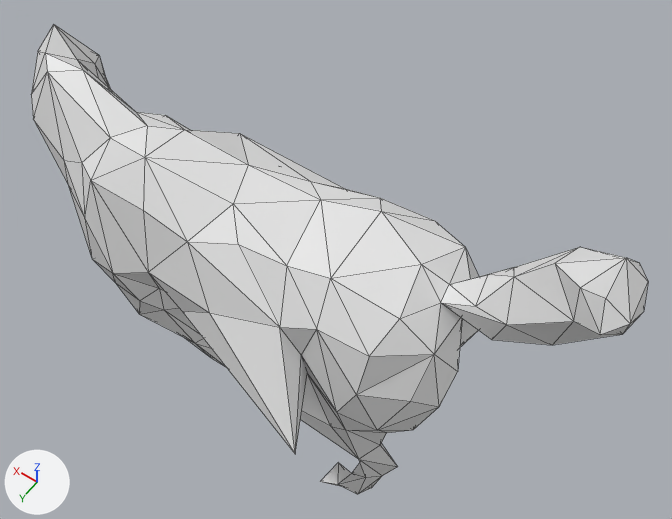
Two versions of the OBJ model mesh_cnn/datasets/random_pertubations/T454.obj, one commit apart.
Both versions are drawn from a 50 mm lens placed at (-0.816, 0.9, 1.55), pointed at (-0.101, -0.1, -0.021). Every picture has the same lights, and +X, +Y and +Z are marked at lower left. Mesh edges are drawn as thin lines. Where no turn or scale is listed for an object, it has been applied to the vertices.

In view in the first picture: 'T454'.
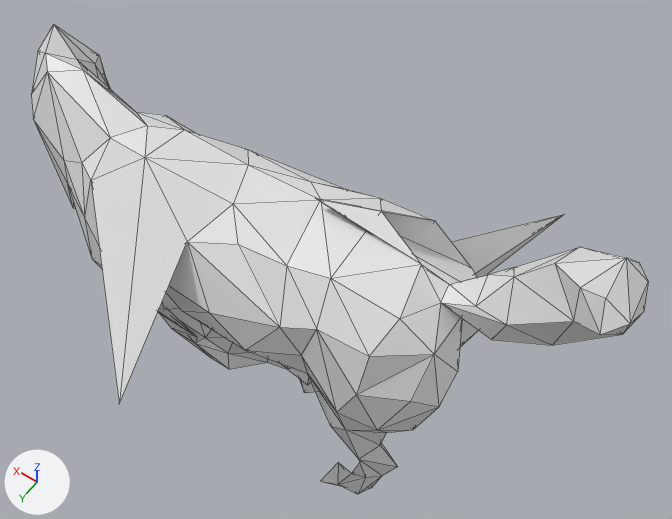
Where the change shows, as pixel boxes [x1, y1, x2, y2] in the pictures (672 x 519 px; the box of a moved part takes in the faces that stretch with it):
part 1 of me_t454, moved or reshaped: before [91, 129, 479, 458]; after [91, 130, 563, 403]
part 2 of me_t454, moved or reshaped (not visible before): after [34, 122, 76, 209]

Edits to the bpy script that builds the scene:
```text
Change me_t454:
    where me_t454.from_pydata(...)  # 252 vertices, 500 faces; spans x -0.728..0.747, y -0.233..0.3, z -0.615..0.534
    used by ob_t454; location = (0.0, 0.0, 0.0)
    me_t454 part 1
    me_t454.vertices[61].co: (0.242, 0.182, -0.184) -> (0.067, 0.176, -0.13)  # pixel (139, 314) -> pixel (197, 337)
    me_t454.vertices[81].co: (0.033, -0.1, 0.183) -> (0.199, -0.113, 0.023)  # pixel (281, 166) -> not seen
    me_t454.vertices[89].co: (0.175, 0.153, 0.191) -> (0.034, 0.424, -0.026)  # pixel (143, 210) -> pixel (119, 404)
    me_t454.vertices[100].co: (0.202, -0.166, 0.128) -> (0.116, -0.094, 0.188)  # pixel (239, 133) -> pixel (247, 149)
    me_t454.vertices[136].co: (-0.292, 0.3, -0.06) -> (-0.093, 0.197, -0.009)  # pixel (295, 454) -> pixel (245, 350)
    me_t454.vertices[163].co: (-0.076, 0.202, -0.132) -> (-0.268, 0.114, -0.219)
    me_t454.vertices[170].co: (-0.243, -0.204, -0.084) -> (-0.465, -0.404, 0.084)  # not seen -> pixel (564, 214)
    me_t454.vertices[181].co: (-0.354, -0.233, -0.43) -> (-0.332, -0.118, -0.444)
    me_t454.vertices[216].co: (-0.371, -0.143, 0.172) -> (-0.103, -0.031, 0.238)  # pixel (465, 246) -> pixel (315, 198)
    me_t454 part 2
    me_t454.vertices[31].co: (0.548, 0.049, 0.06) -> (0.609, 0.033, -0.201)  # not seen -> pixel (72, 207)
```
